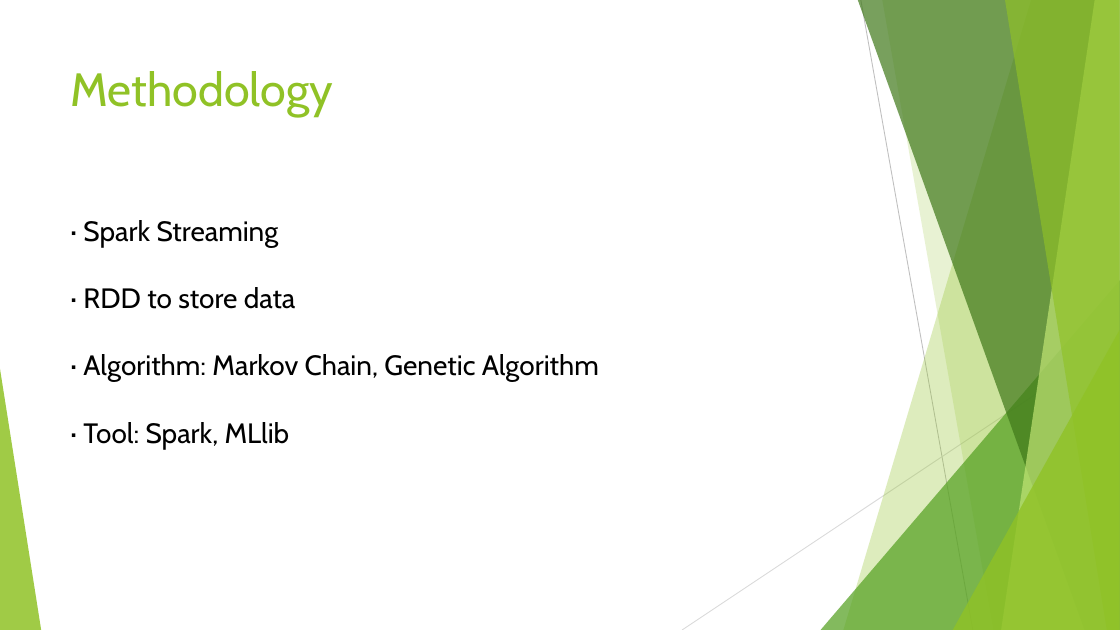
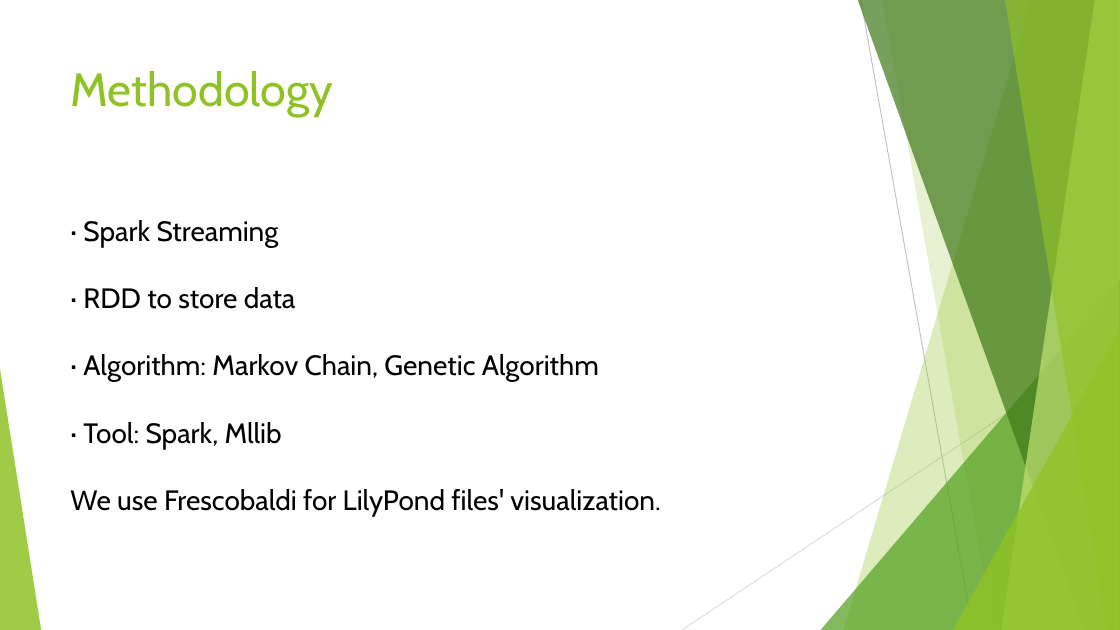
Before and after one commit to yingy4/Team4-Final-Project, a slide deck: slide 3 of smart music composer.pptx. Drawn at 1120x630 pixels with LibreOffice and Linux fonts; fonts in the diff are those of the drawing. Boxes give left, top, right and bottom in pixels: in the first picture for what was removed or moved away, otherwise in the second. Text is boxed around its words. In the diff, an @@ line names an element or a change of style, - is before the commit and + after.

```diff
--- a/smart music composer.pptx
+++ b/smart music composer.pptx
@@ text at (70,422,660,516): text changed @@
-· Tool: Spark, MLlib
+· Tool: Spark, Mllib
+We use Frescobaldi for LilyPond files' visualization.
```
Also in this commit, not shown: 3 other slides changed.
